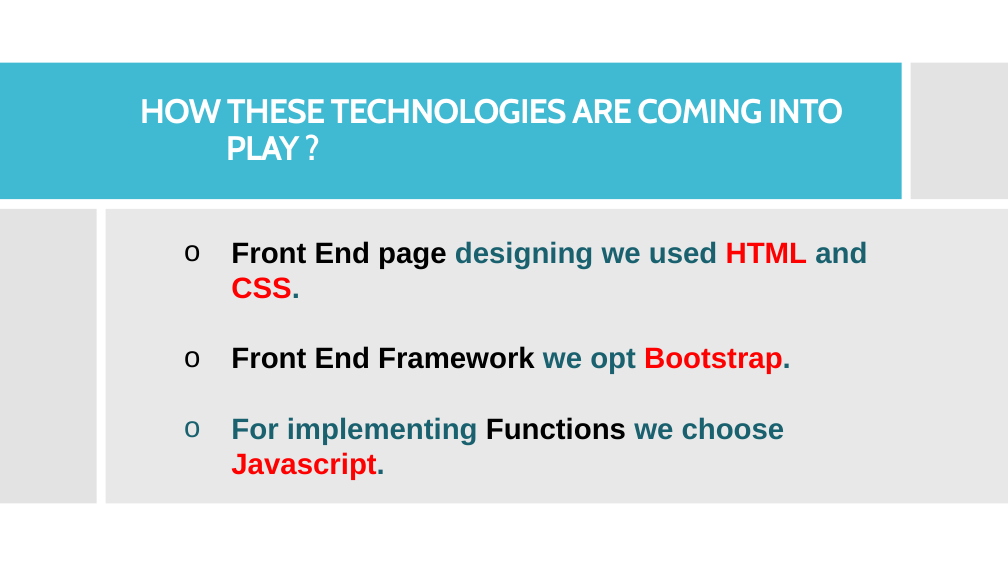
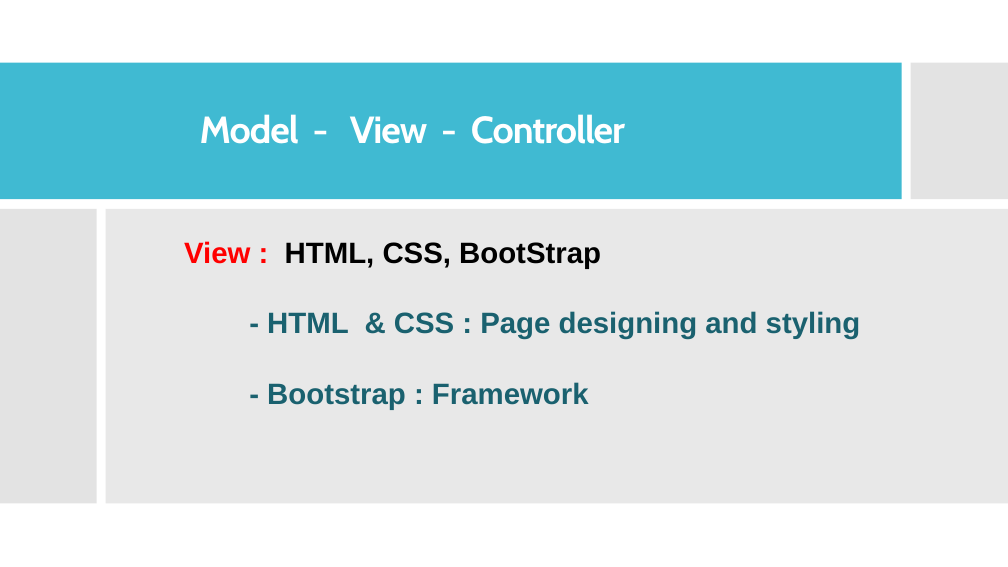
Before and after one commit to wangyang325/CS615Project, a slide deck: slide 5 of Presentation/Social Books.pptx. Drawn at 1008x567 pixels with LibreOffice and Linux fonts; fonts in the diff are those of the drawing. Boxes give left, top, right and bottom in pixels: in the first picture for what was removed or moved away, otherwise in the second. Text is boxed around its words. In the diff, an @@ line names an element or a change of style, - is before the commit and + after.

```diff
--- a/Presentation/Social Books.pptx
+++ b/Presentation/Social Books.pptx
@@ title at box(200, 114, 625, 144): text changed; size 32.4 to 36 pt @@
-HOW THESE TECHNOLOGIES ARE COMING INTO PLAY ?
+Model - View - Controller
@@ text at box(184, 241, 861, 410): text changed @@
-o Front End page designing we used HTML and CSS.
-o Front End Framework we opt Bootstrap.
-o For implementing Functions we choose Javascript.
+View : HTML, CSS, BootStrap
+- HTML & CSS : Page designing and styling
+- Bootstrap : Framework
```
Also in this commit, not shown: 6 other slides changed, 4 slides added, 4 slides removed.
